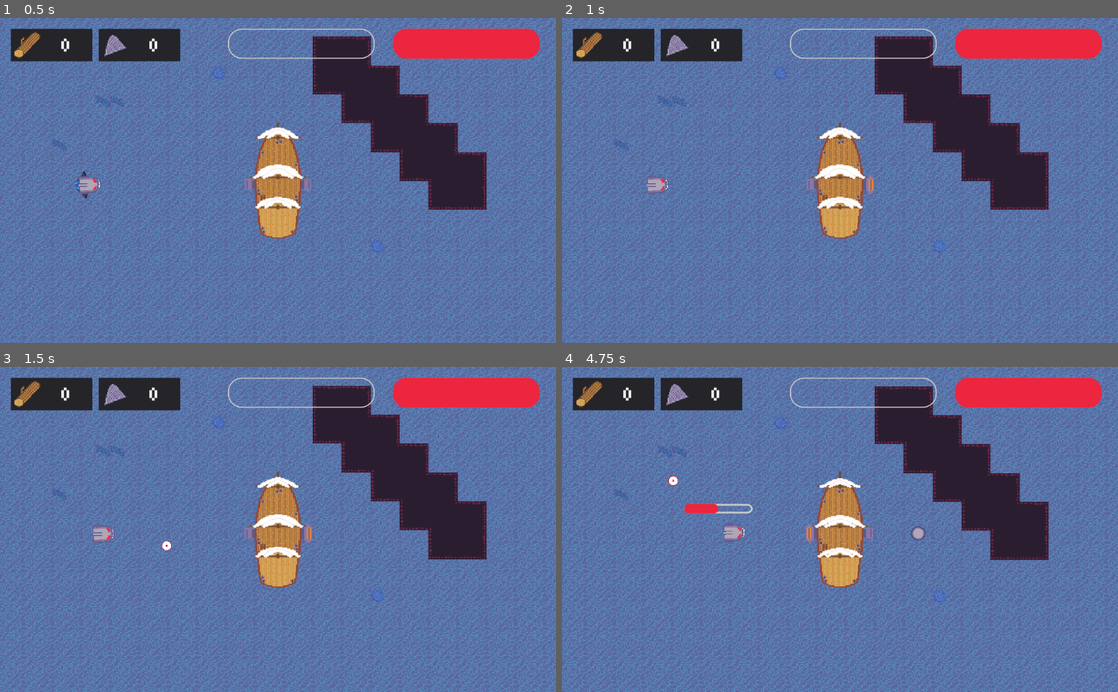
Above: before the commit, frames 1-4 (two rows, left to right).
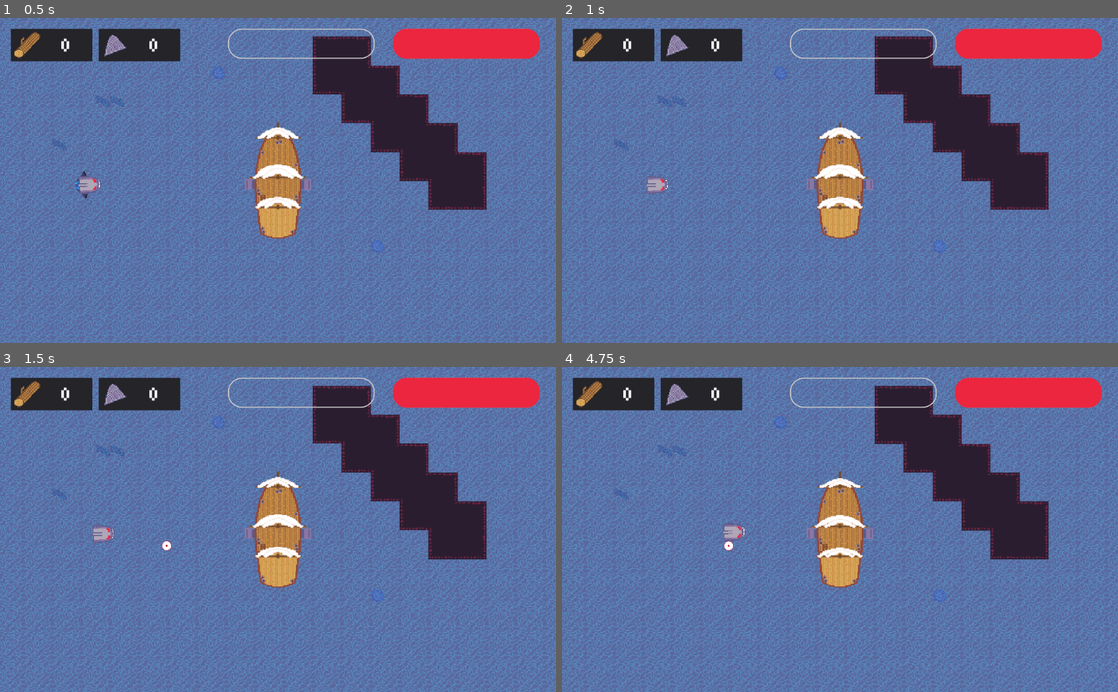
Above: after the commit, the same moments.

Repository: McLovin3/Calderia
Game: Godot game, scene res://TestScene.tscn
Two runs of this game, one before a commit and one after it. Both use one fixed random seed, a clock stepped at 60 frames per second and the inputs below.
Inputs (mouse positions are in pixels of both pictures, inside the frame that each line leads up to):
- Up to frame 1 (0.5 s): no input
- Up to frame 2 (1 s): tap Enter at 0.5 s; move the mouse to (962, 164) at 0.52 s; press the mouse at (962, 164) at 0.53 s; hold Right (right_arrow) from 0.53 s (still down); tap W (up) at 0.77 s
- Up to frame 3 (1.5 s): keep holding Right (right_arrow); move the mouse to (166, 545) at 1.27 s; release the mouse at (166, 545) at 1.28 s; click (166, 545) at 1.35 s
- Up to frame 4 (4.75 s): tap W (up) at 1.52, 3.02, 3.77, 4.52 s; move the mouse to (895, 458) at 2.02 s; release Right (right_arrow) at 2.03 s; hold Left (left_arrow) 2.03-2.78 s; hold Middle mouse button (middle_click) 2.03-2.78 s; click (895, 458) at 2.3 s; move the mouse to (812, 594) at 2.77 s; hold Right (right_arrow) 2.78-4.28 s; right-click (812, 594) at 2.85 s; click (812, 594) at 3.05 s; move the mouse to (1006, 578) at 3.52 s; press the mouse at (1006, 578) at 3.53 s; move the mouse to (673, 480) at 4.27 s; release the mouse at (673, 480) at 4.28 s; hold Left (left_arrow) from 4.28 s (still down); click (673, 480) at 4.35 s

Frame 1 is identical in both runs. In frame 2, less than 0.1% of the frame differs, in the area x 54-57%, y 48-55%; in frame 3, less than 0.1%; in frame 4, 8.5%, in the area x 0-100%, y 0-100%.

Commit message:
Changed controls

Diff:
--- a/Bobber/Scripts/Bobber.gd
+++ b/Bobber/Scripts/Bobber.gd
@@ -17,14 +17,14 @@
 	randomize()
 
 func _unhandled_input(event) -> void:
-	if _hooked and event.is_action_pressed("left_click"):
+	if _hooked and event.is_action_pressed("fish"):
 		var instance = _quick_time_event.instance()
 		instance.connect("quick_time_event_succeeded", self, "_fish_caught")
 		instance.connect("quick_time_event_failed", self, "_fish_escaped")
 		instance.frames_per_second *= _fish_size
 		add_child(instance)
 
-	elif not _hooked and event.is_action_pressed("left_click"):
+	elif not _hooked and event.is_action_pressed("fish"):
 		queue_free()
 
 func _on_RandomTimer_timeout() -> void:
--- a/Cannon/Scripts/Cannon.gd
+++ b/Cannon/Scripts/Cannon.gd
@@ -5,21 +5,14 @@
 onready var _projectile_spawn : Position2D = $ProjectileSpawn
 onready var _animated_sprite : AnimatedSprite = $AnimatedSprite
 
-export var is_starboard : bool = true
-
-var _shoot_key : String
-
-func _ready() -> void:
-	_shoot_key = "right_arrow" if is_starboard else "left_arrow"
-
 func _unhandled_input(event : InputEvent) -> void:
-	if (event.is_action_pressed(_shoot_key)):
+	if (event.is_action_pressed("shoot")):
 		_animated_sprite.play("ChargeUp")
 
-	elif (event.is_action_released(_shoot_key) and not _animated_sprite.playing):
+	elif (event.is_action_released("shoot") and not _animated_sprite.playing):
 		_animated_sprite.play("Fire")
 
-	elif (event.is_action_released(_shoot_key) and _animated_sprite.playing):
+	elif (event.is_action_released("shoot") and _animated_sprite.playing):
 		_animated_sprite.play("Idle")
 
 
--- a/QuickTimeEvent/Scripts/QuickTimeEvent.gd
+++ b/QuickTimeEvent/Scripts/QuickTimeEvent.gd
@@ -29,7 +29,7 @@
 
 func _unhandled_input(event) -> void:
 	if event is InputEventMouseButton or event is InputEventKey:
-		if _animation_name == "LeftClick" and event.is_action_pressed("left_click"):
+		if _animation_name == "LeftClick" and event.is_action("left_click"):
 			emit_signal("quick_time_event_succeeded")
 
 		elif _animation_name == "RightClick" and event.is_action_pressed("right_click"):
